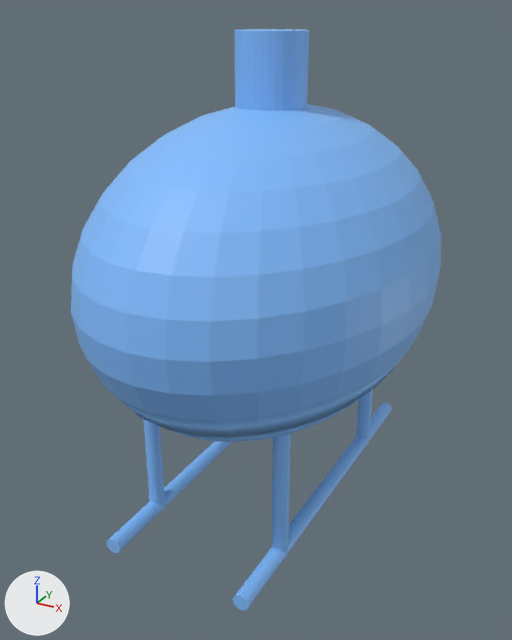
Renders of the OBJ model res/models/Helicopter.obj from each side of a commit.
The view is the same before and after, from a 50 mm camera at (1.94, -3.71, 1.46) aimed at (-0.02, -0.13, -0.33). Lighting does not change. The marker at lower left points along +X, +Y and +Z. Where no turn or scale is listed for an object, it has been applied to the vertices.
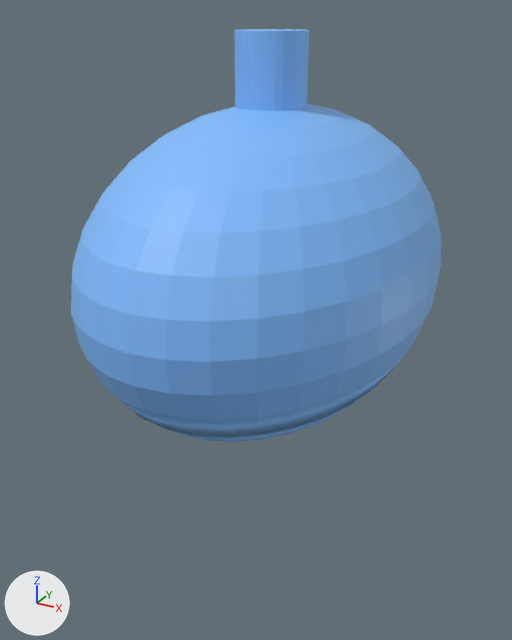
Changed parts and their boxes [x1, y1, x2, y2] in the pictures (512 x 640 px):
```json
{"object": "Cylinder.004", "change": "deleted", "before": [233, 403, 392, 611], "on screen": "blue"}
{"object": "Cylinder.005", "change": "deleted", "before": [107, 441, 233, 553], "on screen": "blue"}
{"object": "Cylinder.002", "change": "deleted", "before": [272, 433, 291, 559], "on screen": "blue"}
{"object": "Cylinder.001", "change": "deleted", "before": [143, 419, 165, 511], "on screen": "blue"}
{"object": "Cylinder.003", "change": "deleted", "before": [356, 389, 373, 445], "on screen": "blue"}
```

The change, as JSON lines over the scene's bpy script:
```json
{"op": "remove", "block": "ob_cylinder_001", "code": ["ob_cylinder_001 = bpy.data.objects.new('Cylinder.001', me_cylinder_001)", "ob_cylinder_001.location = (0.0, 0.0, 0.0)"]}
{"op": "remove", "block": "ob_cylinder_002", "code": ["ob_cylinder_002 = bpy.data.objects.new('Cylinder.002', me_cylinder_002)", "ob_cylinder_002.location = (0.0, 0.0, 0.0)"]}
{"op": "remove", "block": "ob_cylinder_003", "code": ["ob_cylinder_003 = bpy.data.objects.new('Cylinder.003', me_cylinder_003)", "ob_cylinder_003.location = (0.0, 0.0, 0.0)"]}
{"op": "remove", "block": "ob_cylinder_004", "code": ["ob_cylinder_004 = bpy.data.objects.new('Cylinder.004', me_cylinder_004)", "ob_cylinder_004.location = (0.0, 0.0, 0.0)"]}
{"op": "remove", "block": "ob_cylinder_005", "code": ["ob_cylinder_005 = bpy.data.objects.new('Cylinder.005', me_cylinder_005)", "ob_cylinder_005.location = (0.0, 0.0, 0.0)"]}
```
